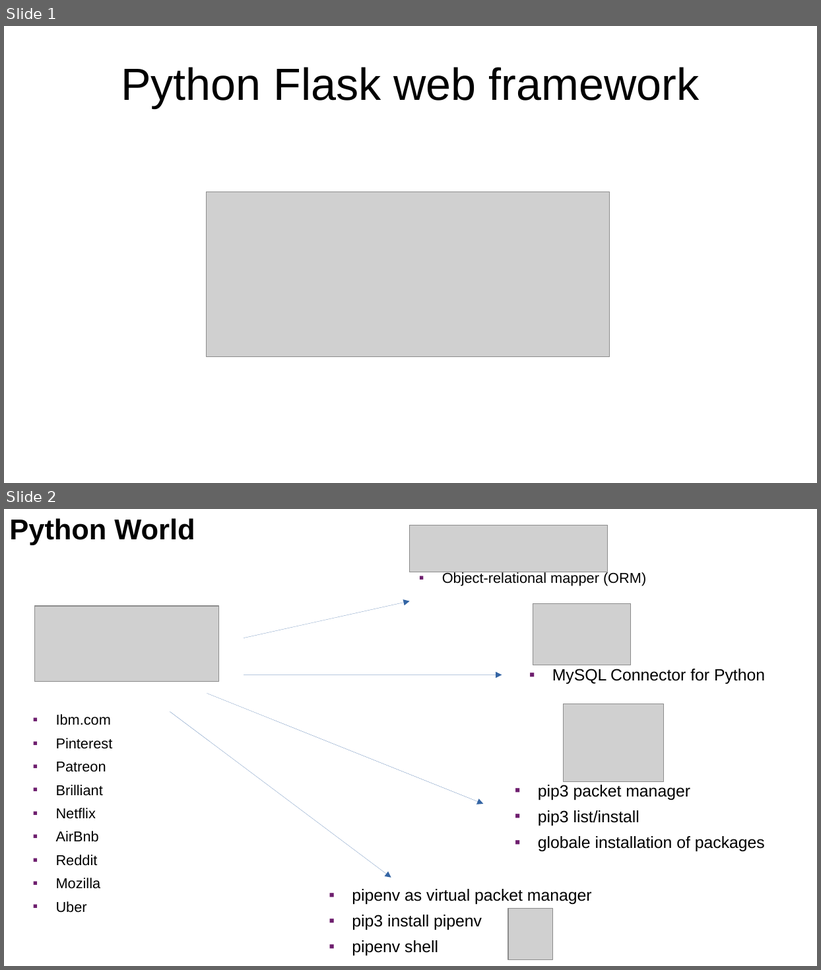
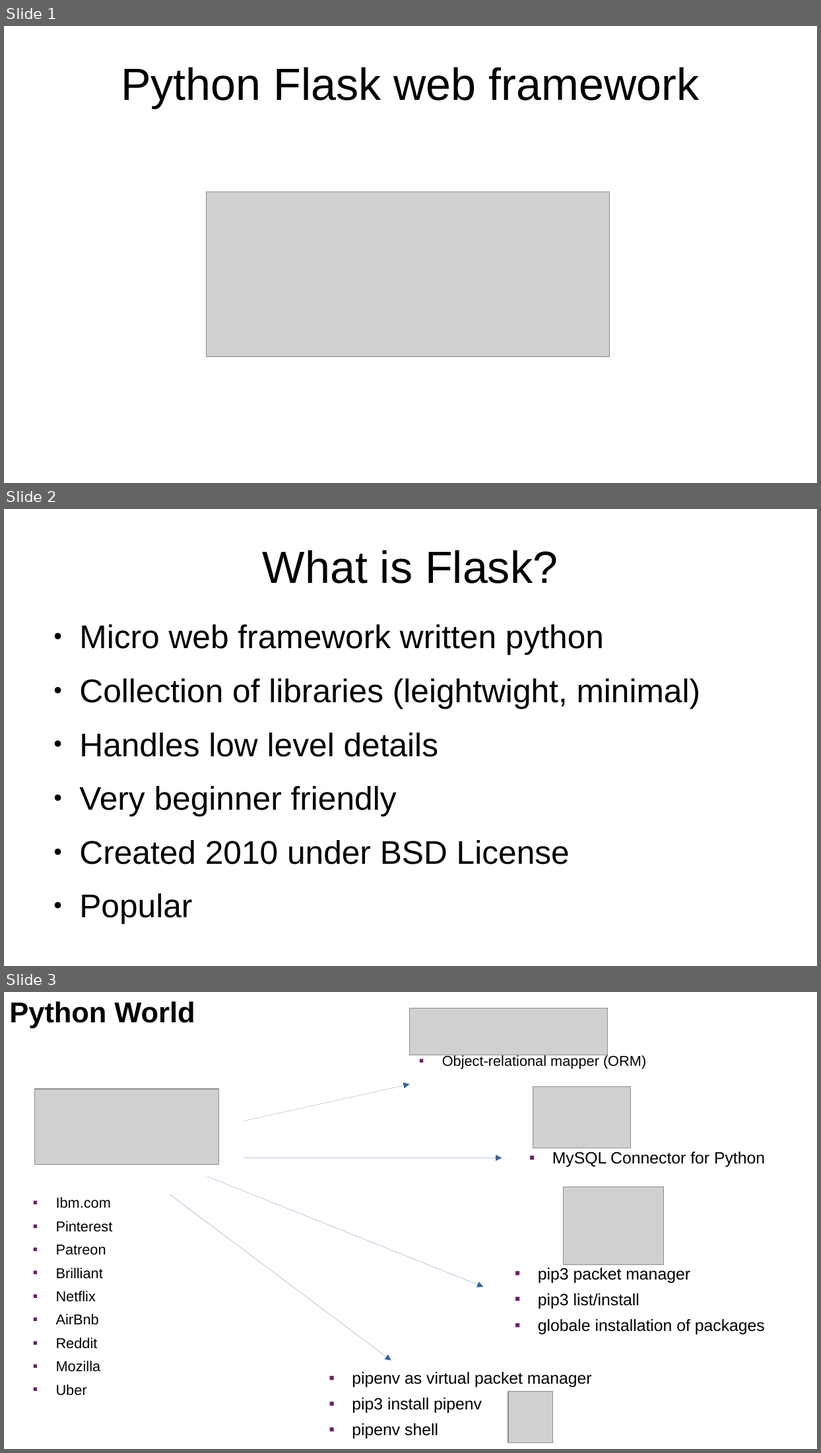
Before and after one commit to ben165/webtree, a slide deck: flask_presi/presi.odp. Shown one above the other, each under a label of ours: slides 1 and 2 before the commit, slides 1, 2 and 3 after it. The pictures are 821x970 and 821x1453 pixels, drawn with LibreOffice and Linux fonts; fonts in the diff are those of the drawing; grey boxes stand for pictures. Boxes give left, top, right and bottom in pixels: in the first picture for what was removed or moved away, otherwise in the second. Text is boxed around its words. In the diff, an @@ line names an element or a change of style, - is before the commit and + after.

```diff
--- a/flask_presi/presi.odp
+++ b/flask_presi/presi.odp
@@ slide 2 added at (4, 509, 817, 966), background #FFFFFF @@
@@ title added at (263, 550, 558, 584), 44 pt, text #000000 @@
+What is Flask?
@@ text added at (79, 625, 701, 865), 32 pt, text #000000 @@
+● Micro web framework written python
+● Collection of libraries (leightwight, minimal)
+● Handles low level details
+● Very beginner friendly
+● Created 2010 under BSD License
+● Popular
@@ what was slide 2 is now slide 3 @@
```
Also in this commit, not shown: 1 slide changed.
